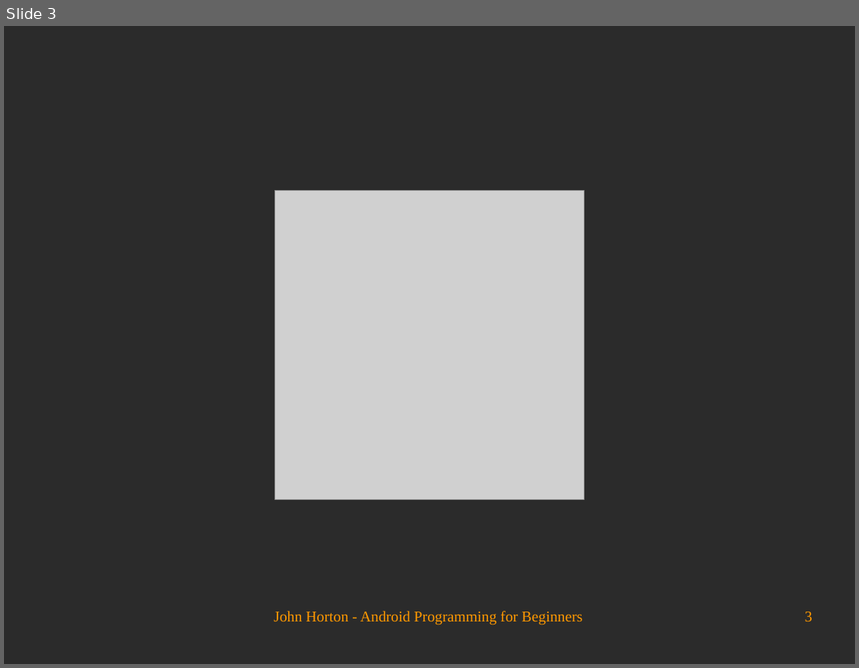
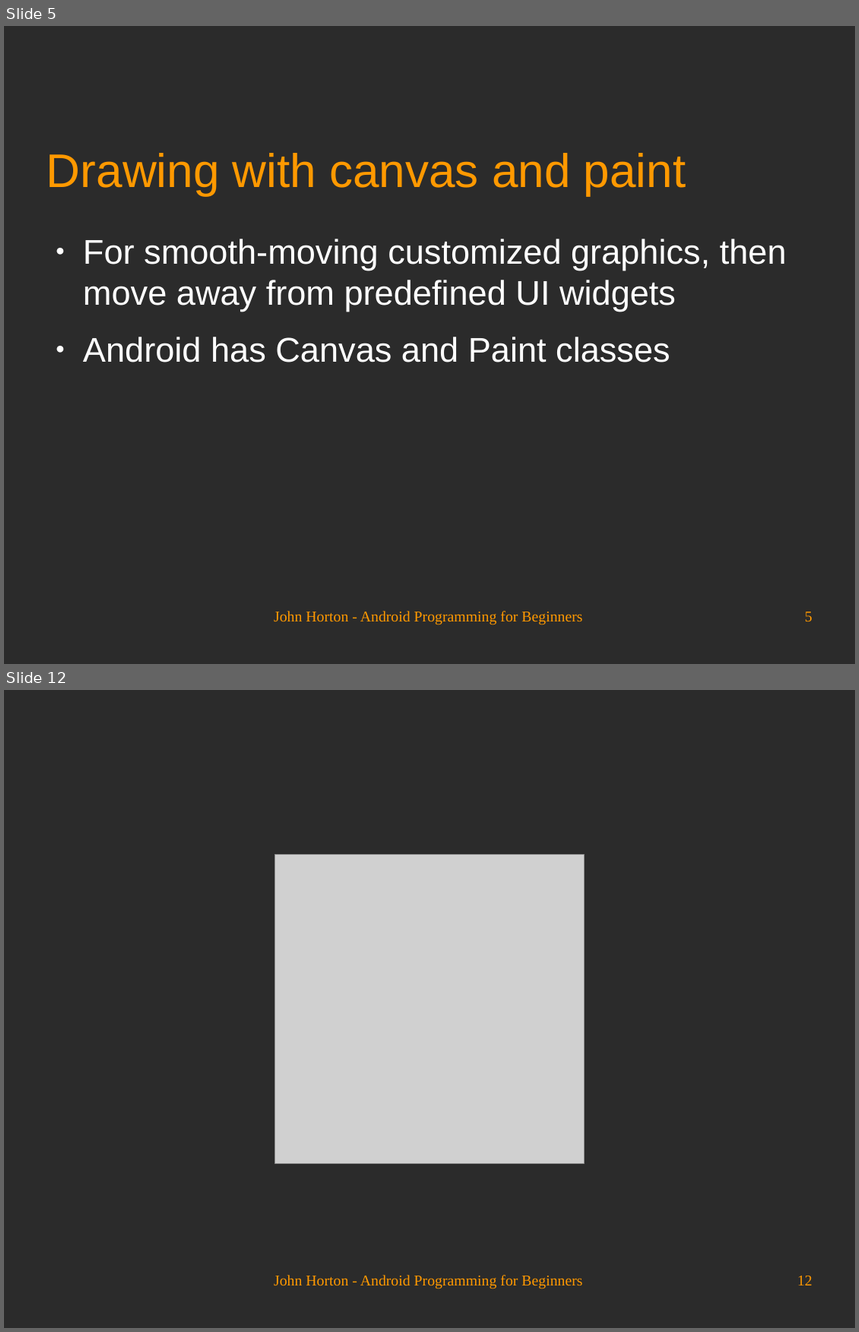
Before and after one commit to Academy-Soft-Intellect/Android-Programming-for-Beginners, a slide deck: 28_Threads_Touches_Drawing_and_a_Simple_Game.odp. Shown one above the other, each under a label of ours: slide 3 before the commit, slides 5 and 12 after it; the slides between them are not shown. The pictures are 859x668 and 859x1332 pixels, drawn with LibreOffice and Linux fonts; fonts in the diff are those of the drawing; grey boxes stand for pictures; background and template pictures are left out; a plain dark background stands for a picture behind light text. Boxes give left, top, right and bottom in pixels: in the first picture for what was removed or moved away, otherwise in the second. Text is boxed around its words. In the diff, an @@ line names an element or a change of style, - is before the commit and + after.

```diff
--- a/28_Threads_Touches_Drawing_and_a_Simple_Game.odp
+++ b/28_Threads_Touches_Drawing_and_a_Simple_Game.odp
@@ slide 5 added at [4, 26, 855, 664], background picture (left out) @@
@@ title added at [47, 153, 686, 195], 44 pt, text #FF9900 @@
+Drawing with canvas and paint
@@ text added at [83, 239, 787, 363], 32 pt, text #FFFFFF @@
+● For smooth-moving customized graphics, then move away from predefined UI widgets
+● Android has Canvas and Paint classes
@@ text added at [274, 611, 582, 626], 14 pt, text #FF9900 @@
+John Horton - Android Programming for Beginners
@@ page number added at [805, 612, 813, 622], 14 pt, text #FF9900 @@
+5
@@ what was slide 3 is now slide 12 @@
@@ page number at [797, 1276, 813, 1286]: text changed @@
-3
+12
```
Also in this commit, not shown: 2 slides changed, 8 other slides added.
